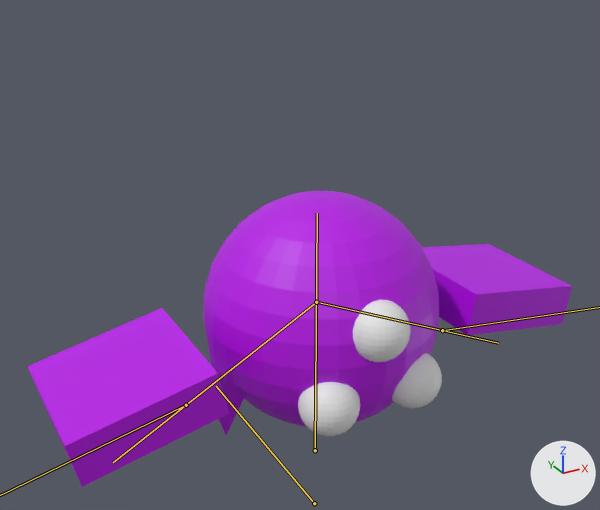
The glTF model resources/models/enemy.glb, before and after one commit.
One viewpoint serves both versions: a 50 mm camera at (-1.35, -2.34, 1.71) aimed at (-0.07, -0.01, 0.54). The lights are fixed; the arrows at lower right show +X, +Y and +Z. Both versions are drawn at frame 12 of the action 'ArmatureAction'; the numbers are the values there. The bones that bend it are drawn over the model as lines.
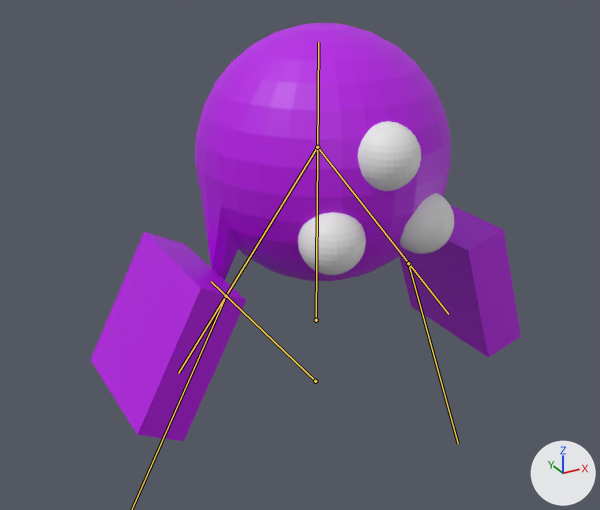
Commit message: updated enemy animation

Changed parts and their boxes [x1, y1, x2, y2] in the pictures (600 x 510 px):
'Sphere', posed (8% wider)
    before: [203, 191, 439, 435]
    after: [195, 23, 451, 281]
'Cube.002', posed (23% narrower, 17% taller)
    before: [27, 308, 229, 487]
    after: [91, 232, 246, 441]
'Cube.001', posed
    before: [422, 244, 572, 335]
    after: [399, 205, 521, 358]
'Sphere.002', posed (8% wider, 13% taller)
    before: [353, 300, 411, 362]
    after: [358, 121, 421, 191]
'Sphere.003', posed (10% wider, 16% taller)
    before: [298, 382, 360, 436]
    after: [298, 212, 366, 275]
'Sphere.001', posed (8% wider, 11% taller)
    before: [392, 353, 442, 408]
    after: [400, 193, 454, 254]
bone 'Shoulder.r', root to tip
    before: (316, 302) to (498, 343)
    after: (317, 147) to (448, 314)
bone 'Shoulder.l', root to tip
    before: (316, 302) to (113, 462)
    after: (317, 147) to (178, 373)

The change in detail:
Object 'Armature' (bone_rig_object) moves from (0.0, 0.0, -0.581) to (0.0, 0.0, 0.0).
Bone 'Shoulder.r' (bone_shoulder_r) turns from (0, 0, 0) to (0, 0, -27) degrees about its own x, y and z.
Bone 'Wing.r' (bone_wing_r) turns from (0, 0, -9) to (0, 0, -46) degrees about its own x, y and z.
Bone 'Shoulder.l' (bone_shoulder_l) turns from (0, 0, 0) to (0, 0, 25) degrees about its own x, y and z.
Bone 'Wing.l' (bone_wing_l) turns from (0, 0, 12) to (0, 0, 37) degrees about its own x, y and z.
